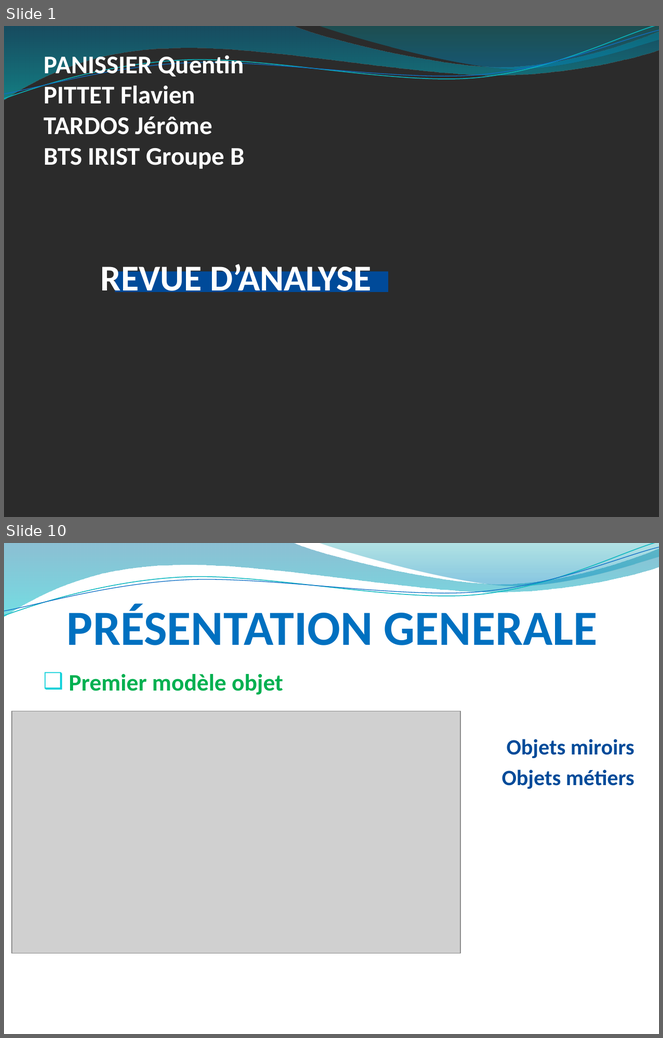
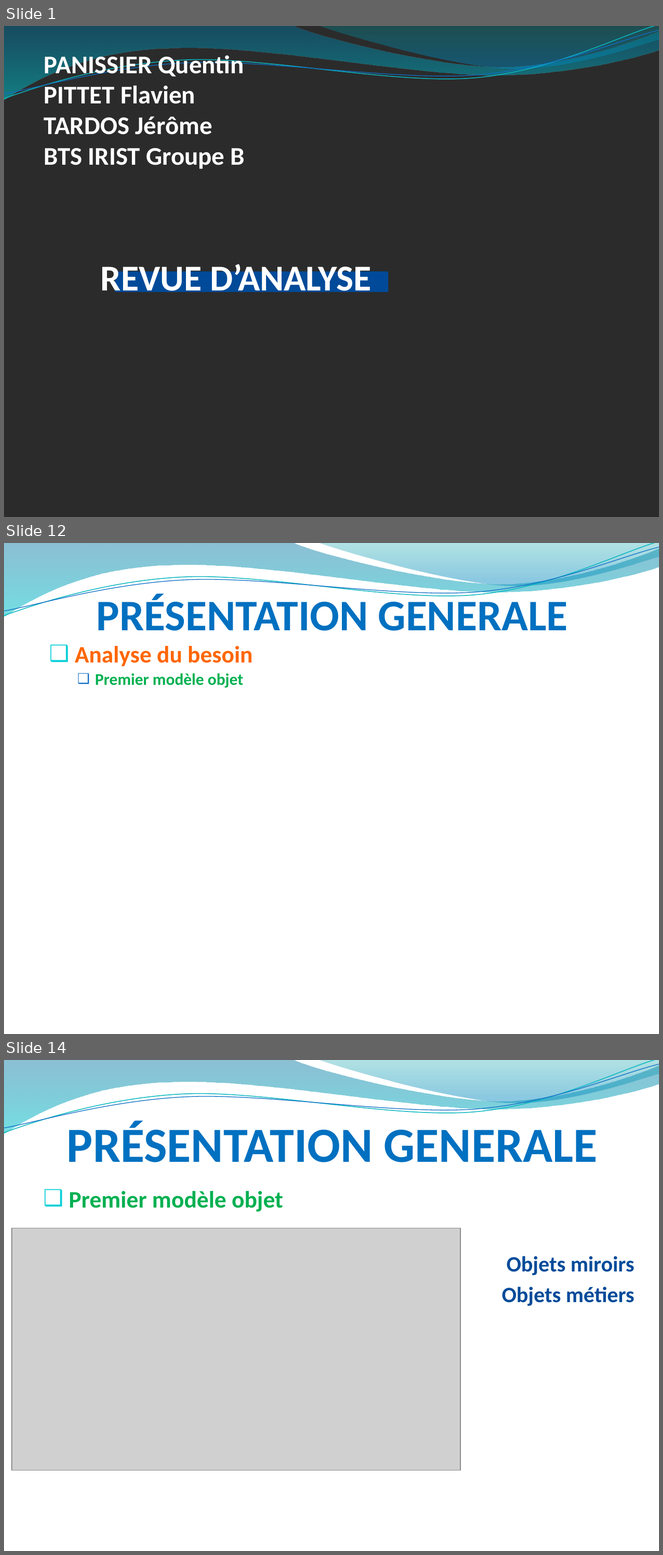
Before and after one commit to hardware/AscenseurPoissons, a slide deck: REVUES/REVUE ANALYSE/RevueAnalysePPT.pptx. Shown one above the other, each under a label of ours: slides 1 and 10 before the commit, slides 1, 12 and 14 after it; the slides between them are not shown. The pictures are 663x1038 and 663x1555 pixels, drawn with LibreOffice and Linux fonts; fonts in the diff are those of the drawing; grey boxes stand for pictures; background and template pictures are left out; a plain dark background stands for a picture behind light text. Boxes give left, top, right and bottom in pixels: in the first picture for what was removed or moved away, otherwise in the second. Text is boxed around its words. In the diff, an @@ line names an element or a change of style, - is before the commit and + after.

```diff
--- a/REVUES/REVUE ANALYSE/RevueAnalysePPT.pptx
+++ b/REVUES/REVUE ANALYSE/RevueAnalysePPT.pptx
@@ slide 12 added at bbox=[4, 543, 659, 1034], background picture (left out); not listed: 4 template elements that a slide beside it also shows @@
@@ title added at bbox=[96, 594, 568, 631], 48 pt, text #0070C0, bold @@
+PRÉSENTATION GENERALE
@@ text added at bbox=[75, 646, 253, 688], 18 pt, text #00B050, bold @@
+❑ Analyse du besoin
+  ❑ Premier modèle objet
@@ what was slide 10 is now slide 14 @@
```
Also in this commit, not shown: 8 slides changed, 3 other slides added.
